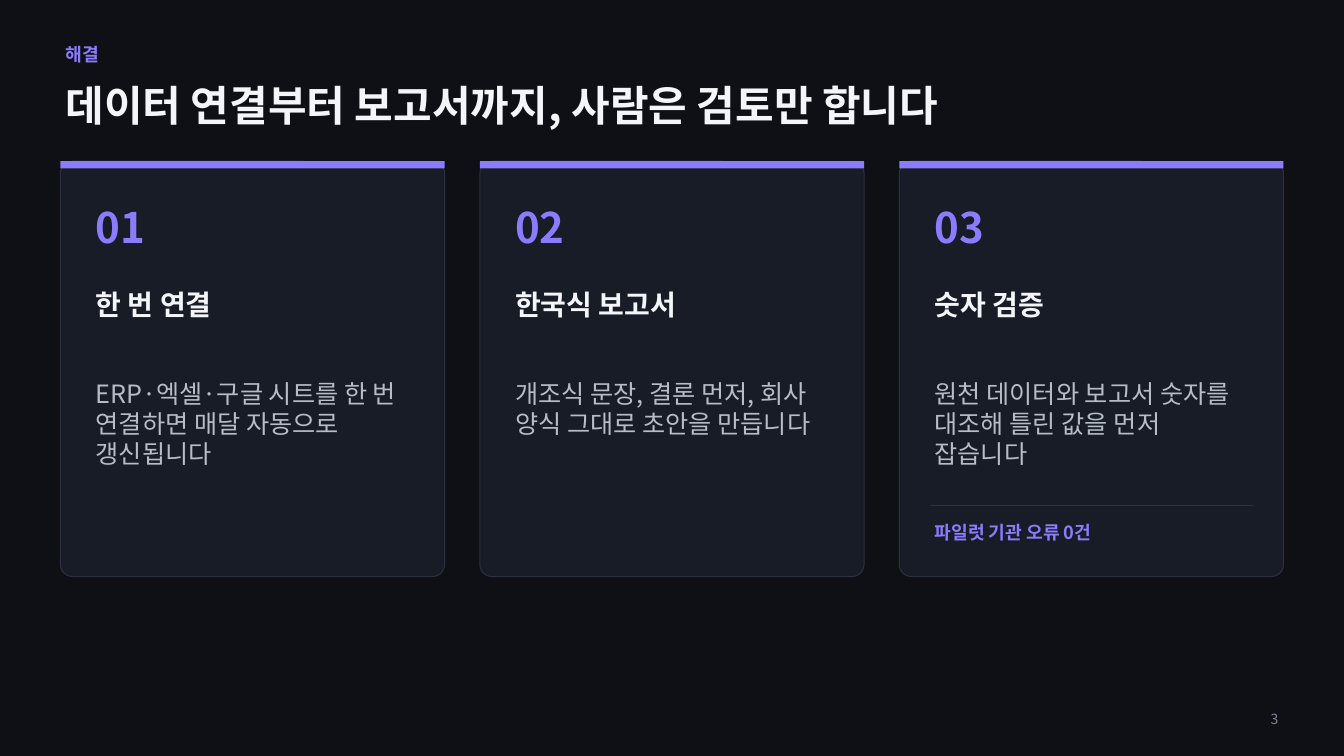
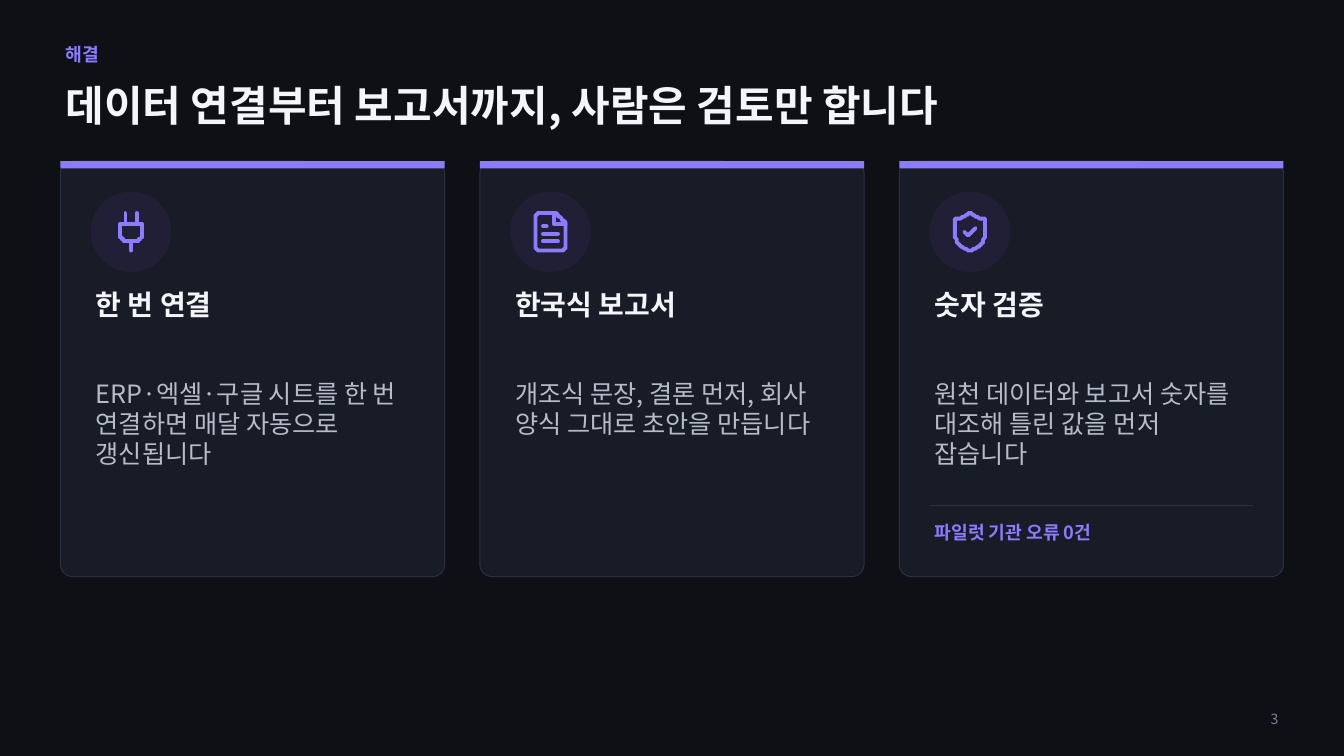
Before and after one commit to coindesktop/Awesome-PPT-SKILL, a slide deck: slide 3 of examples/pitch/deck.pptx. Drawn at 1344x756 pixels with LibreOffice and Linux fonts; fonts in the diff are those of the drawing. Boxes give left, top, right and bottom in pixels: in the first picture for what was removed or moved away, otherwise in the second. Text is boxed around its words. In the diff, an @@ line names an element or a change of style, - is before the commit and + after.

```diff
--- a/examples/pitch/deck.pptx
+++ b/examples/pitch/deck.pptx
@@ ellipse added at (x1=91, y1=192, x2=171, y2=272), fill #201F36 @@
@@ ellipse added at (x1=510, y1=192, x2=591, y2=272), fill #201F36 @@
@@ ellipse added at (x1=930, y1=192, x2=1010, y2=272), fill #201F36 @@
@@ text removed at (x1=96, y1=211, x2=146, y2=244) @@
-01
@@ freeform shape added at (x1=120, y1=213, x2=142, y2=250), outline #8B7CFF 2.69 pt @@
@@ text removed at (x1=515, y1=211, x2=565, y2=244) @@
-02
@@ freeform shape added at (x1=535, y1=213, x2=566, y2=250), outline #8B7CFF 2.69 pt @@
@@ text removed at (x1=935, y1=211, x2=985, y2=244) @@
-03
@@ freeform shape added at (x1=955, y1=213, x2=985, y2=250), outline #8B7CFF 2.69 pt @@
```
Also in this commit, not shown: 1 other slide changed, 25 other files.
